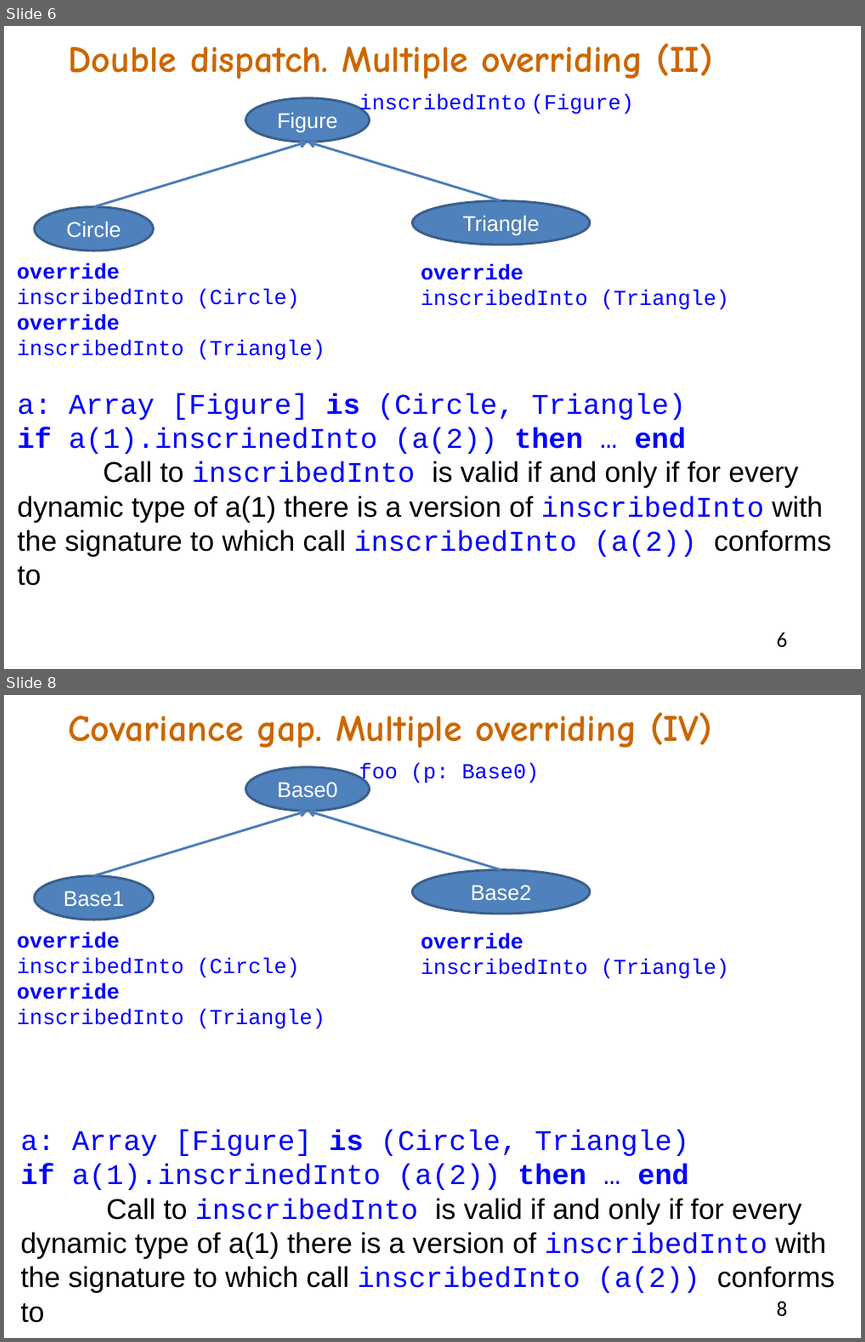
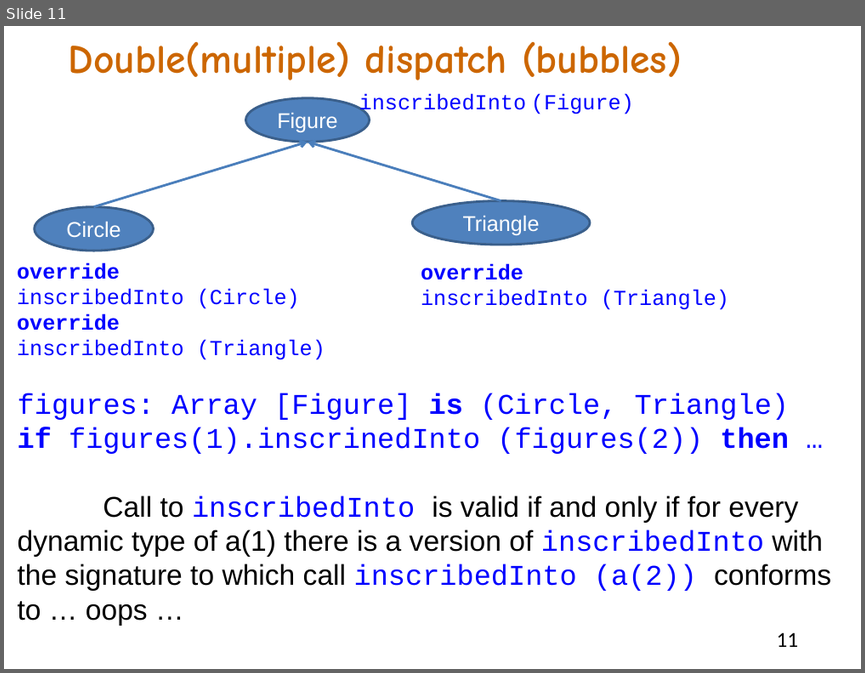
Before and after one commit to akanatov/SLang-, a slide deck: Docs/Multiple overriding or OOP approach to double dispatch.pptx. Shown one above the other, each under a label of ours: slides 6 and 8 before the commit, slide 11 after it; the slides between them are not shown. The pictures are 865x1342 and 865x673 pixels, drawn with LibreOffice and Linux fonts; fonts in the diff are those of the drawing. Boxes give left, top, right and bottom in pixels: in the first picture for what was removed or moved away, otherwise in the second. Text is boxed around its words. In the diff, an @@ line names an element or a change of style, - is before the commit and + after.

Commit message:
Slides about type-safe covariance

```diff
--- a/Docs/Multiple overriding or OOP approach to double dispatch.pptx
+++ b/Docs/Multiple overriding or OOP approach to double dispatch.pptx
@@ slide 8 removed at (4, 695, 861, 1338), background #FFFFFF @@
@@ text removed at (69, 712, 712, 748) @@
-Covariance gap. Multiple overriding (IV)
@@ group removed at (17, 762, 729, 1029): 3 ellipses, 3 texts, 2 arrows @@
-Base0
-Base2
-Base1
-foo (p: Base0)
-override
-inscribedInto (Circle)
-override
-inscribedInto (Triangle)
-override
-inscribedInto (Triangle)
@@ text removed at (21, 1129, 834, 1322) @@
-a: Array [Figure] is (Circle, Triangle)
-if a(1).inscrinedInto (a(2)) then … end
-Call to inscribedInto is valid if and only if for every dynamic type of a(1) there is a version of inscribedInto with the signature to which call inscribedInto (a(2)) conforms to
@@ page number removed at (777, 1300, 788, 1315) @@
-8
@@ what was slide 6 is now slide 11 @@
@@ slide 11 changed as well @@
@@ text at (69, 41, 681, 80): text changed; size 31.4 to 34 pt @@
-Double dispatch. Multiple overriding (II)
+Double(multiple) dispatch (bubbles)
@@ text at (18, 392, 831, 625): text changed @@
-a: Array [Figure] is (Circle, Triangle)
-if a(1).inscrinedInto (a(2)) then … end
-Call to inscribedInto is valid if and only if for every dynamic type of a(1) there is a version of inscribedInto with the signature to which call inscribedInto (a(2)) conforms to
+figures: Array [Figure] is (Circle, Triangle)
+if figures(1).inscrinedInto (figures(2)) then …
+Call to inscribedInto is valid if and only if for every dynamic type of a(1) there is a version of inscribedInto with the signature to which call inscribedInto (a(2)) conforms to … oops …
@@ page number at (777, 632, 799, 646): text changed @@
-6
+11
```
Also in this commit, not shown: 4 other slides changed, 14 slides added, 2 other slides removed.
